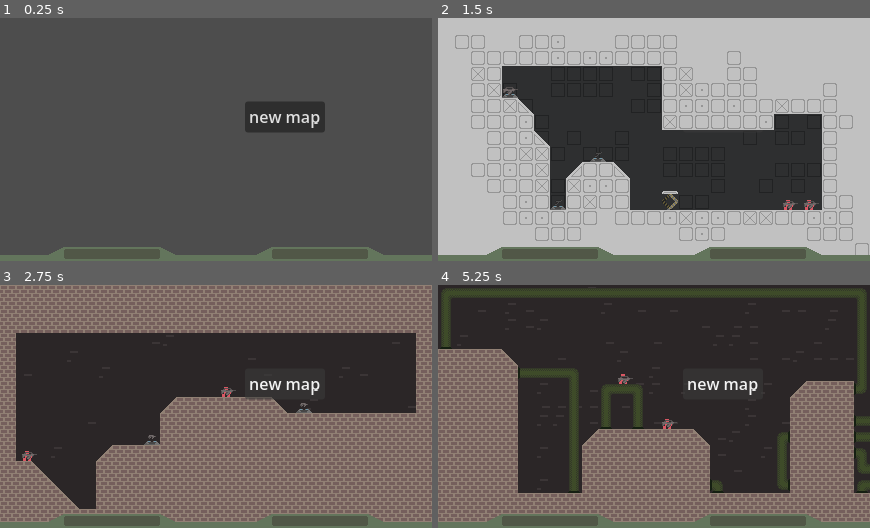
Above: before the commit, frames 1-4 (two rows, left to right).
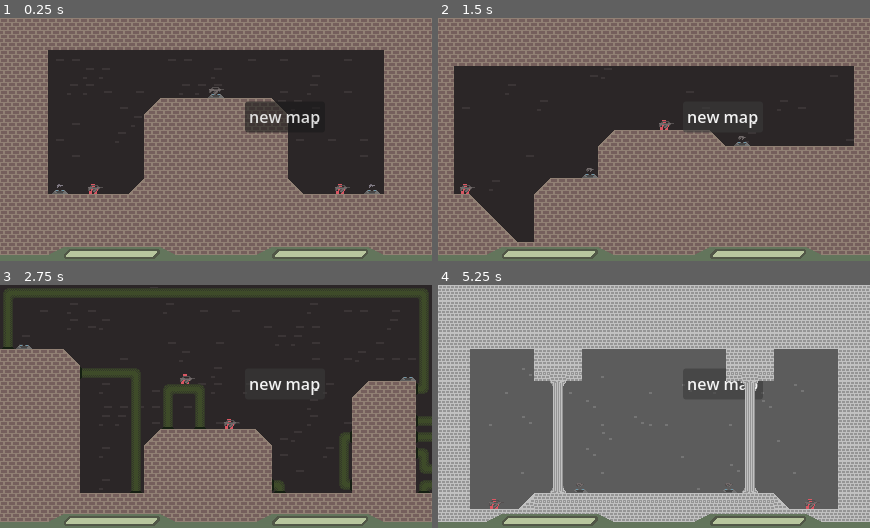
Above: after the commit, the same moments.

Repository: snuggyizme/horse-fishstick
Game: Godot game, scene res://scenes/main.tscn
The game is run twice, just before and just after one commit, with the same random seed, the same clock (stepped at 60 frames per second) and the same inputs. The project has no main scene, so this scene is started directly.
Inputs:
- Up to frame 1 (0.25 s): no input
- Up to frame 2 (1.5 s): click "new map" at 0.5 s; click "new map" at 1.25 s
- Up to frame 3 (2.75 s): click "new map" at 2 s
- Up to frame 4 (5.25 s): tap Enter at 2.75, 4.25 s; tap Space at 3.5, 5 s

The runs differ from the first frame. In frame 1, 94% of the frame differs, in the area x 0-100%, y 0-100%; in frame 2, 84%; in frame 3, 47%; in frame 4, 95%.

Commit message:
mmm what changed? cool ui that crashes the game

Diff:
--- a/scenes/maps/hallway_03.tscn
+++ b/scenes/maps/hallway_03.tscn
@@ -1,6 +1,7 @@
 [gd_scene format=4 uid="uid://dkobvxx821tau"]
 
 [ext_resource type="TileSet" uid="uid://cdxwohf1nk3s8" path="res://assets/tileset.tres" id="1_xvhoy"]
+[ext_resource type="PackedScene" uid="uid://dij03yxhvec7u" path="res://scenes/spawner.tscn" id="2_oeric"]
 
 [sub_resource type="WorldBoundaryShape2D" id="WorldBoundaryShape2D_c7820"]
 distance = -582.0
@@ -28,3 +29,11 @@
 
 [node name="b" type="Marker2D" parent="playerspawns" unique_id=1515115094]
 position = Vector2(229, 134)
+
+[node name="spawners" type="Node2D" parent="." unique_id=1663558542]
+
+[node name="spawner" parent="spawners" unique_id=841179750 instance=ExtResource("2_oeric")]
+position = Vector2(24, 56)
+
+[node name="spawner2" parent="spawners" unique_id=216502543 instance=ExtResource("2_oeric")]
+position = Vector2(408, 88)
--- a/scenes/spawner.tscn
+++ b/scenes/spawner.tscn
@@ -33,6 +33,9 @@
 [sub_resource type="CircleShape2D" id="CircleShape2D_tx2ig"]
 radius = 21.023796
 
+[sub_resource type="ConvexPolygonShape2D" id="ConvexPolygonShape2D_ik2nu"]
+points = PackedVector2Array(0, 0, 3, 3, 3, 4, -13, 4, -13, 3, -10, 0)
+
 [node name="spawner" type="Node2D" unique_id=841179750]
 script = ExtResource("1_ik2nu")
 
@@ -41,11 +44,19 @@
 animation = &"ready"
 
 [node name="range" type="Area2D" parent="." unique_id=1040013916]
+collision_layer = 4
 
 [node name="EEGGBJBHAHAHAHGAGA" type="CollisionShape2D" parent="range" unique_id=1954295270]
 shape = SubResource("CircleShape2D_tx2ig")
 
 [node name="gun" type="Sprite2D" parent="." unique_id=127340524]
 
+[node name="StaticBody2D" type="StaticBody2D" parent="." unique_id=1070575241]
+position = Vector2(5, 4)
+
+[node name="CollisionShape2D" type="CollisionShape2D" parent="StaticBody2D" unique_id=111449399]
+shape = SubResource("ConvexPolygonShape2D_ik2nu")
+debug_color = Color(0.3764706, 0.23921569, 0.81960785, 0.8)
+
 [connection signal="body_entered" from="range" to="." method="bodyEntered"]
 [connection signal="body_exited" from="range" to="." method="bodyExited"]
--- a/scenes/ui.tscn
+++ b/scenes/ui.tscn
@@ -1,9 +1,49 @@
 [gd_scene format=3 uid="uid://cjw7c2x0drr77"]
 
 [ext_resource type="Texture2D" uid="uid://clk2korhoh8wj" path="res://assets/sprites/uibottombar.png" id="1_nt7q6"]
+[ext_resource type="Script" uid="uid://ygr1nrog623c" path="res://scripts/ui.gd" id="1_x4jx1"]
+
+[sub_resource type="StyleBoxEmpty" id="StyleBoxEmpty_nt7q6"]
+
+[sub_resource type="StyleBoxFlat" id="StyleBoxFlat_nt7q6"]
+bg_color = Color(0.7227905, 0.7759892, 0.6200905, 1)
+corner_radius_top_left = 4
+corner_radius_bottom_right = 5
+corner_detail = 1
+shadow_offset = Vector2(0, 2.115)
+anti_aliasing = false
+
+[sub_resource type="StyleBoxEmpty" id="StyleBoxEmpty_x4jx1"]
 
 [node name="ui" type="Node2D" unique_id=1658613418]
+script = ExtResource("1_x4jx1")
 
 [node name="uibottombar" type="Sprite2D" parent="." unique_id=239330426]
 z_index = 10
 texture = ExtResource("1_nt7q6")
+
+[node name="p1_hp" type="ProgressBar" parent="." unique_id=1319845625]
+z_index = 11
+offset_left = -150.0
+offset_top = 112.0
+offset_right = -59.0
+offset_bottom = 118.0
+theme_override_styles/background = SubResource("StyleBoxEmpty_nt7q6")
+theme_override_styles/fill = SubResource("StyleBoxFlat_nt7q6")
+step = 0.5
+value = 100.0
+allow_lesser = true
+show_percentage = false
+
+[node name="p2_hp" type="ProgressBar" parent="." unique_id=201592219]
+z_index = 11
+offset_left = 59.0
+offset_top = 112.0
+offset_right = 150.0
+offset_bottom = 118.0
+theme_override_styles/background = SubResource("StyleBoxEmpty_x4jx1")
+theme_override_styles/fill = SubResource("StyleBoxFlat_nt7q6")
+step = 0.5
+value = 100.0
+allow_lesser = true
+show_percentage = false
--- a/scripts/guncontroller.gd
+++ b/scripts/guncontroller.gd
@@ -55,12 +55,14 @@
 		direction = Vector2(0.0, float(get_parent().yAim))
 	var end = start + direction.rotated(spreadRad) * gun.rangeLimit
 
+	get_parent().velocity += -direction * 2 #aa
 	var spaceState = get_world_2d().direct_space_state
 
 	var query = PhysicsRayQueryParameters2D.create(start, end)
 	query.collide_with_areas = true
 	query.collide_with_bodies = true
 	query.exclude = [get_parent()]
+	query.collision_mask = 1
 
 	var result = spaceState.intersect_ray(query)
 
--- a/scripts/maploader.gd
+++ b/scripts/maploader.gd
@@ -1,4 +1,11 @@
 extends Node
+
+signal playerReady(p1, p2)
+
+var p1
+var p2
+
+var ui
 
 const halfScreen = Vector2(432.0 / 2.0, 243.0 / 2.0)
 
@@ -15,6 +22,7 @@
 
 func loadMap(mapname: String):
 	var gameworld = get_tree().current_scene.get_node("gameworld")
+
 	for innocentChild in gameworld.get_children():
 		innocentChild.queue_free()
 
@@ -26,8 +34,6 @@
 
 	var playerScene = load("res://scenes/player.tscn")
 	var playerFolder = get_tree().current_scene.get_node("players")
-	var p1
-	var p2
 
 	if playerFolder.has_node("player1"):
 		p1 = playerFolder.get_node("player1")
@@ -54,6 +60,9 @@
 		p1.teleportAndStop(spawnB.global_position - halfScreen)
 		p2.teleportAndStop(spawnA.global_position - halfScreen)
 
+func _ready():
+	pickMap()
+
 func pickMap():
 	var skip: bool
 	if len(_getAllMapNames(maps)) < len(lastMaps):
@@ -68,8 +77,14 @@
 	while pick in lastMaps and not skip:
 		pick = maps.pick_random()["name"]
 
+	while ui == null:
+		await get_tree().process_frame
+
+	await get_tree().process_frame # just in fucking case i hate fucking fuckign hate fuck
 	loadMap(pick)
 	lastMaps.append(pick)
+	playerReady.emit(p1, p2)
+
 
 func _getAllMapNames(m: Array):
 	var export = []
--- a/scripts/player.gd
+++ b/scripts/player.gd
@@ -1,4 +1,6 @@
 extends CharacterBody2D
+
+signal damaged(damage, hp)
 
 var hp := 100.0
 
@@ -17,6 +19,8 @@
 var facingDirection: Vector2
 var yAim: int # 1 up 0 none -1 down
 
+
+
 @export var inputPrefix: String # p1- p2-
 
 func justSwapped():
@@ -33,6 +37,8 @@
 	if hp <= 0.0:
 		print("man im dead " + inputPrefix)
 		queue_free()
+
+	emit_signal("damaged", damage, hp)
 
 func _physics_process(delta: float) -> void:
 	if skip:
--- /dev/null
+++ b/scripts/ui.gd
@@ -0,0 +1,27 @@
+extends Node2D
+
+var p1_hp := 100.0
+var p2_hp := 100.0
+@onready var p1_bar: ProgressBar = $p1_hp
+@onready var p2_bar: ProgressBar = $p2_hp
+
+func _ready():
+	Maploader.ui = self
+
+func bindPlayers(p1, p2):
+	if not p1.damaged.is_connected(_onPlayerOneHit):
+		p1.damaged.connect(_onPlayerOneHit)
+	if not p2.damaged.is_connected(_onPlayerTwoHit):
+		p2.damaged.connect(_onPlayerTwoHit)
+
+func _onPlayerOneHit(dmg, newHp):
+	p1_hp = newHp
+	updateBars()
+
+func _onPlayerTwoHit(dmg, newHp):
+	p2_hp = newHp
+	updateBars()
+
+func updateBars():
+	p1_bar.value = p1_hp
+	p2_bar.value = p2_hp
Binary file changed: assets/sprites/uibottombar.aseprite
Binary file changed: assets/sprites/uibottombar.png
Not shown, added: scripts/ui.gd.uid
